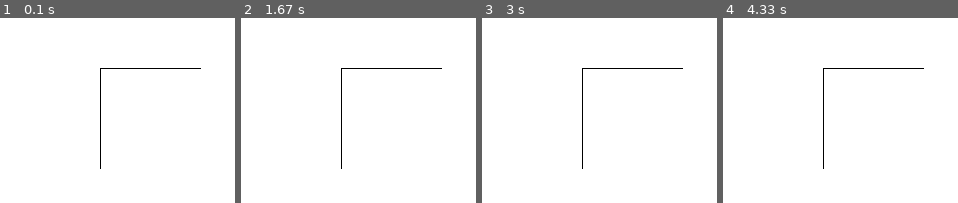
Above: before the commit, frames 1-4 (left to right).
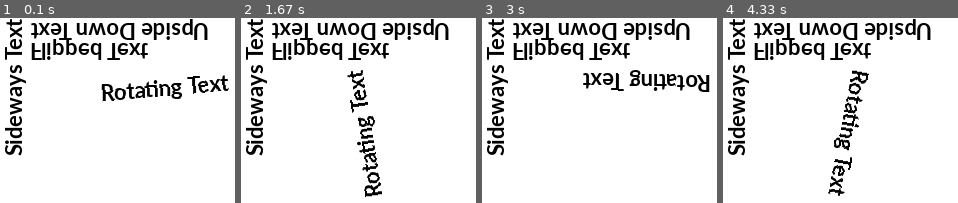
Above: after the commit, the same moments.

Repository: Bmcentee148/PygameTutorials
Game: pygame game, started from text_rotate.py
Two runs of this game, one before a commit and one after it. Both use one fixed random seed, a clock stepped at 60 frames per second and the inputs below.
Inputs:
- Up to frame 1 (0.1 s): no input
- Up to frame 2 (1.67 s): no input
- Up to frame 3 (3 s): no input
- Up to frame 4 (4.33 s): no input

The runs differ from the first frame. In frame 1, 11% of the frame differs, in the area x 2-98%, y 0-82%; in frame 2, 11%, in the area x 2-89%, y 0-97%; in frame 3, 11%; in frame 4, 11%.

Commit message:
Complete 'text_rotate.py'

Diff:
--- a/text_rotate.py
+++ b/text_rotate.py
@@ -43,16 +43,32 @@
     # ----- Drawing Code Goes Here -----
 
     #Borders
-    pygame.draw.line(screen, BLACK, [100,50], [200,50])
-    pygame.draw.line(screen, BLACK, [100,50], [100,150])
+    #pygame.draw.line(screen, BLACK, [100,50], [200,50])
+    #pygame.draw.line(screen, BLACK, [100,50], [100,150])
 
     #Font
-    #font = pygame.font.SysFont('Calibri', 25, True, False)
+    font = pygame.font.SysFont('Calibri', 25, True, False)
 
     #Sideways Text
-    #text = font.render("Sideways Text", True, BLACK)
-    #text = pygame.transform.rotate(text, 90)
-    #screen.blit(text,[0,0])
+    text = font.render("Sideways Text", True, BLACK)
+    text = pygame.transform.rotate(text, 90)
+    screen.blit(text,[0,0])
+
+    #Upside down Text
+    text = font.render("Upside Down Text", True, BLACK)
+    text = pygame.transform.rotate(text, 180)
+    screen.blit(text,[30,0])
+
+    #Upside Down Text
+    text = font.render("Flipped Text", True, BLACK)
+    text = pygame.transform.flip(text, False, True)
+    screen.blit(text,[30,20])
+
+    #Animated Rotation
+    text = font.render("Rotating Text", True, BLACK)
+    text = pygame.transform.rotate(text, text_rotate_degrees)
+    text_rotate_degrees += 1
+    screen.blit(text, [100,50])
     # ----- Update Screen With What Was Drawn
     pygame.display.flip()
 
